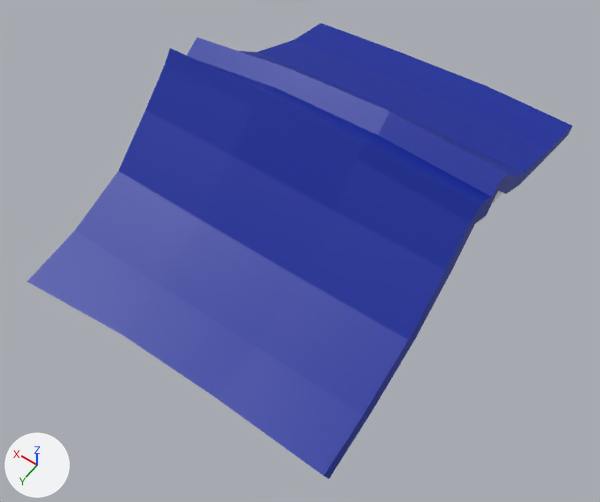
The FBX model GameProject1FG - Github/Assets/GameArtists/book_face_down.fbx, before and after one commit.
Rendered twice from a camera (50 mm lens) standing at (-0.327, 0.499, 0.703) and looking at (-0.022, 0.071, 0.031). Every picture has the same lights, and +X, +Y and +Z are marked at lower left. Where no turn or scale is listed for an object, it has been applied to the vertices.

Names of what the first picture shows: 'books.001'.
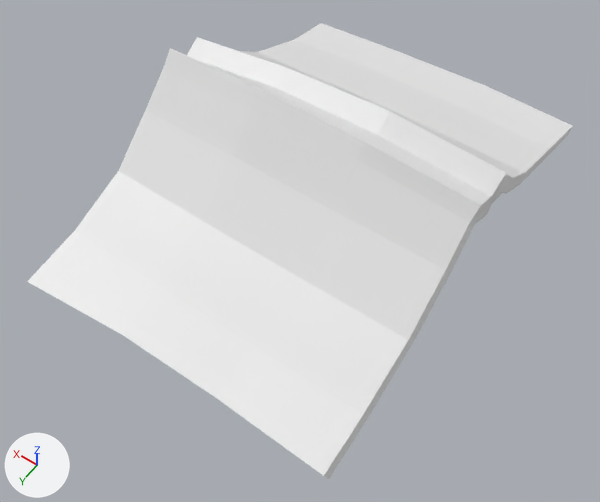
The change in detail:
me_cube_004 has 124 vertices, 118 faces and spans x -0.18..0.18, y -0.261..0.261, z 0.0..0.173.
me_cube_004 is used by ob_books_001; location (0.0, 0.0, 0.0).
me_cube_004 no longer uses material mat_clock (white #e7e7e7).
me_cube_004 part 1: all 88 faces that had it switch from mat_book_cover (blue #00259c) to no material.

What differs and where, as boxes [x1, y1, x2, y2] in the pictures (600 x 502 px):
part 1 of me_cube_004, recoloured (blue to white)
    both: [27, 23, 572, 479]
